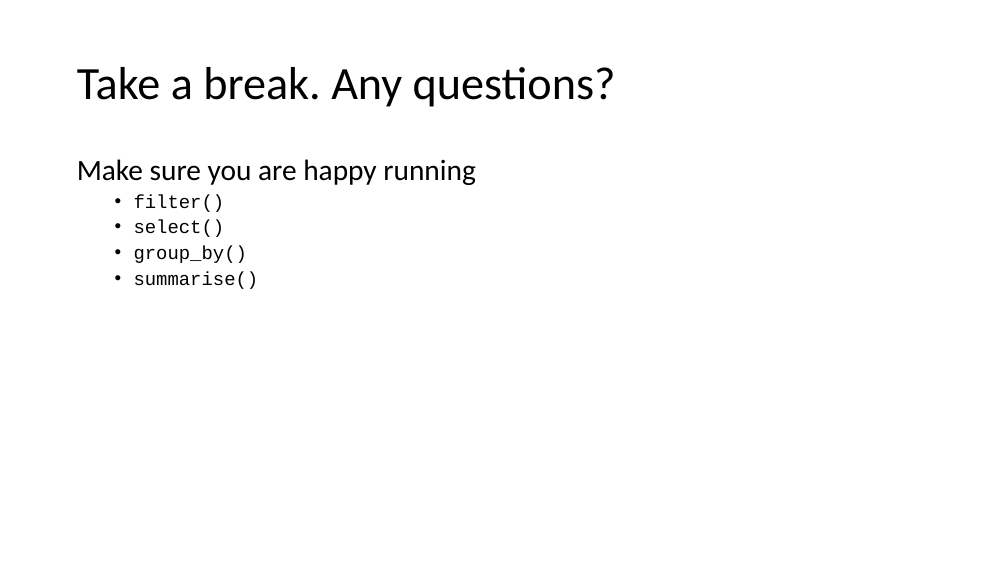
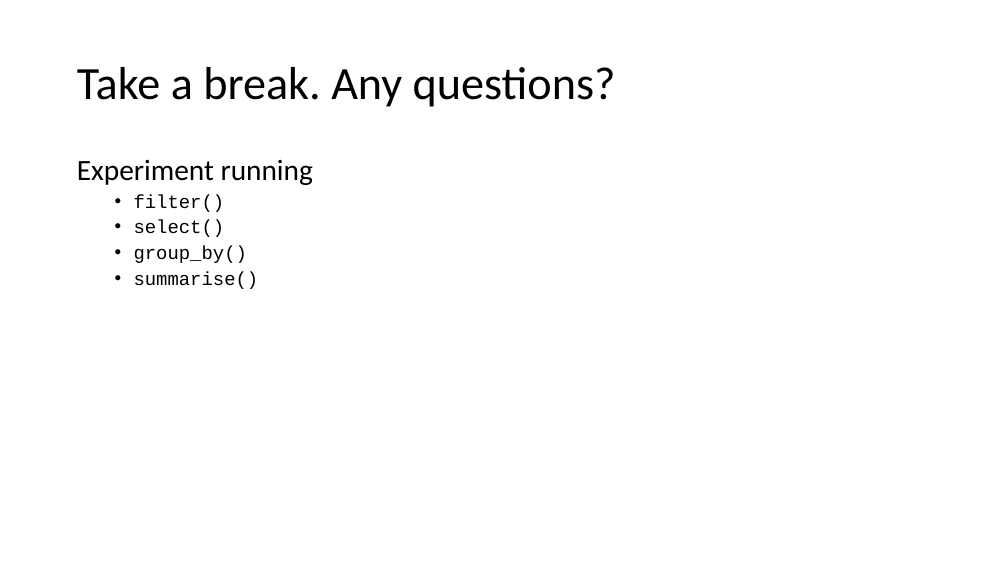
Before and after one commit to uclh-criu/learning-datascience, a slide deck: slide 14 of sessions/6-manipulate-data.pptx (slide 15 before the commit). Drawn at 1008x567 pixels with LibreOffice and Linux fonts; fonts in the diff are those of the drawing. Boxes give left, top, right and bottom in pixels: in the first picture for what was removed or moved away, otherwise in the second. Text is boxed around its words. In the diff, an @@ line names an element or a change of style, - is before the commit and + after.

```diff
--- a/sessions/6-manipulate-data.pptx
+++ b/sessions/6-manipulate-data.pptx
@@ text at (77, 159, 313, 185): text changed @@
-Make sure you are happy running
+Experiment running
```
Also in this commit, not shown: 1 other slide changed, 1 slide removed, 16 other files.
